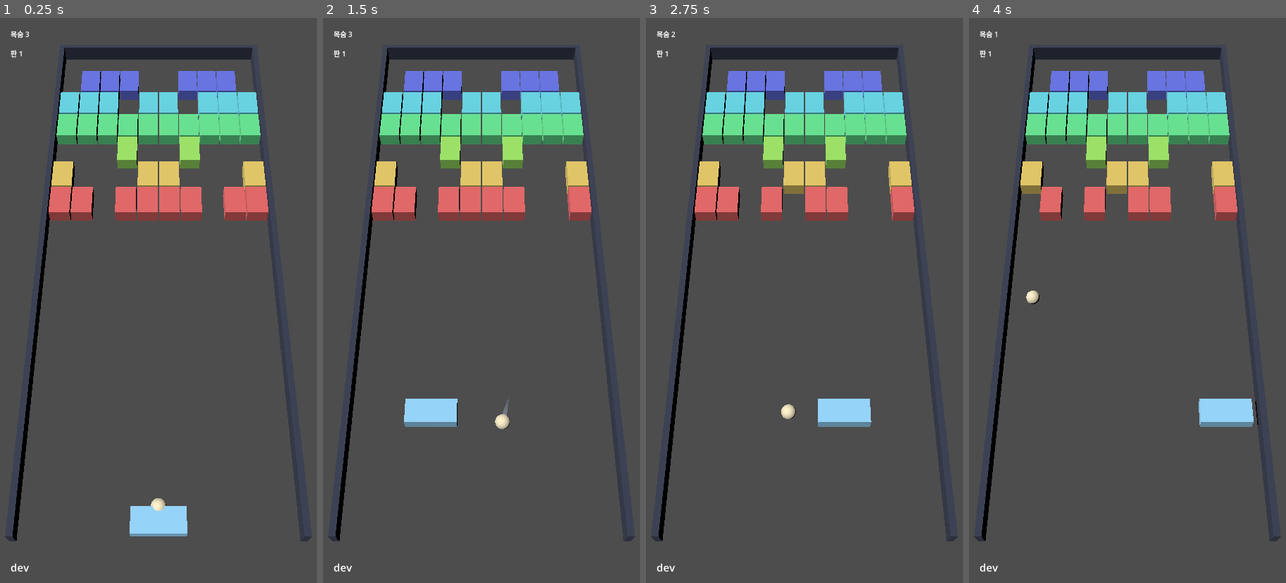
Above: before the commit, frames 1-4 (left to right).
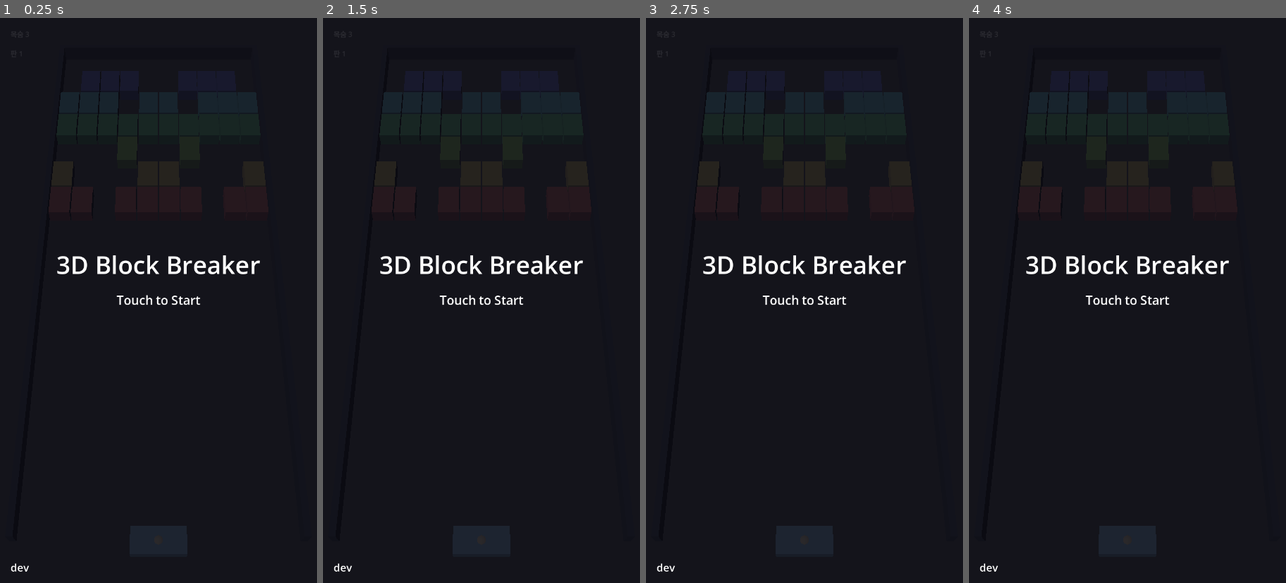
Above: after the commit, the same moments.

Repository: kjw5541a-hash/3DBlockBreaker
Game: Godot game, scene res://scenes/game.tscn
Same seed, same stepped clock (60 frames per second), same inputs: the game is played once before the commit and once after it.
Inputs (mouse positions are in pixels of both pictures, inside the frame that each line leads up to):
- Up to frame 1 (0.25 s): no input
- Up to frame 2 (1.5 s): tap Enter at 0.5 s; move the mouse to (551, 272) at 0.52 s; click (551, 272) at 0.67 s; drag from (418, 328) to (465, 413) at 1.27 s
- Up to frame 3 (2.75 s): move the mouse to (836, 176) at 2.02 s; click (836, 176) at 2.17 s
- Up to frame 4 (4 s): drag from (1111, 413) to (1032, 215) at 2.77 s; move the mouse to (1222, 385) at 3.52 s; click (1222, 385) at 3.67 s

The runs differ from the first frame. In frame 1, 98% of the frame differs, in the area x 0-100%, y 0-100%; in frame 2, 98%; in frame 3, 98%; in frame 4, 98%.

Commit message:
feat: 타이틀 화면과 패들 파괴 연출 추가, 버전 라벨 그리기 순서 수정
시작 전 게임 이름과 "Touch to Start" 를 보여주고 터치로 시작한다. 공을
빠뜨리면 패들이 조각나 흩어졌다가 새 패들로 돌아오고, 공은 그 위로
살짝 떨어져 내려앉는다. 버전 라벨을 HUD 마지막 자식으로 옮겨 타이틀
화면 위에서도 보이게 한다.

Diff:
--- a/scenes/game.tscn
+++ b/scenes/game.tscn
@@ -36,6 +36,33 @@
 offset_bottom = 108.0
 text = "판 -"
 
+[node name="TitleScreen" type="ColorRect" parent="HUD"]
+anchor_right = 1.0
+anchor_bottom = 1.0
+color = Color(0.05, 0.05, 0.08, 0.88)
+
+[node name="Title" type="Label" parent="HUD/TitleScreen"]
+anchor_left = 0.5
+anchor_right = 0.5
+offset_left = -300.0
+offset_top = 520.0
+offset_right = 300.0
+offset_bottom = 580.0
+theme_override_font_sizes/font_size = 56
+horizontal_alignment = 1
+text = "3D Block Breaker"
+
+[node name="Prompt" type="Label" parent="HUD/TitleScreen"]
+anchor_left = 0.5
+anchor_right = 0.5
+offset_left = -200.0
+offset_top = 620.0
+offset_right = 200.0
+offset_bottom = 660.0
+theme_override_font_sizes/font_size = 28
+horizontal_alignment = 1
+text = "Touch to Start"
+
 [node name="Version" type="Label" parent="HUD"]
 offset_left = 24.0
 offset_top = 1228.0
--- a/scripts/board_view.gd
+++ b/scripts/board_view.gd
@@ -97,6 +97,52 @@
 			_brick_kinds[i] = kind
 			add_child(m)
 
+# 목숨을 잃은 자리를 눈에 보이게 한다. 패들을 조각내 흩뿌리고 잠깐
+# 숨겼다가 새 패들처럼 다시 보여준다 — 그동안 PlayField 는 새 공을
+# 패들 위로 떨어뜨리는 중이다(dropping). 물리는 안 건드린다, 순전히
+# 눈요기다.
+#
+# ponytail: bind_node 로 board 수명에 묶지 않는다 — 묶으면 Tween.custom_step
+# 이 진행이 안 돼 테스트에서 결과를 결정적으로 확인할 수 없다. 이 게임은
+# 씬 전환이 없어 board 가 애니메이션 도중(0.35초) 사라질 일이 없으므로
+# 지금은 대가가 없다. 씬 전환이 생기면 그때 다시 볼 것.
+#
+# create_tween() 대신 SceneTree.create_tween() 을 쓴다 — Node.create_tween()
+# 은 노드가 씬 트리에 편입된 뒤에야 정상 진행되는데, 테스트가 root.add_child()
+# 직후(트리 편입이 다음 프레임까지 미뤄진 상태) 곧바로 호출하면 tween 이
+# 전혀 진행되지 않는다. Engine.get_main_loop() 는 트리 편입 여부와 무관하다.
+const _BREAK_DURATION := 0.35
+
+func play_paddle_break() -> Tween:
+	var tree := Engine.get_main_loop() as SceneTree
+	var origin := _paddle.position
+	_paddle.visible = false
+	for i in 6:
+		var frag := _make_paddle_fragment()
+		frag.position = origin
+		add_child(frag)
+		var dir := Vector3(randf_range(-1.0, 1.0), randf_range(0.3, 1.0),
+			randf_range(-1.0, 1.0)).normalized()
+		var frag_tween := tree.create_tween()
+		frag_tween.set_parallel(true)
+		frag_tween.tween_property(frag, "position", origin + dir * 0.8, _BREAK_DURATION)
+		frag_tween.tween_property(frag, "scale", Vector3.ZERO, _BREAK_DURATION)
+		frag_tween.chain().tween_callback(frag.queue_free)
+	var respawn_tween := tree.create_tween()
+	respawn_tween.tween_interval(_BREAK_DURATION)
+	respawn_tween.tween_callback(func(): _paddle.visible = true)
+	return respawn_tween
+
+func _make_paddle_fragment() -> MeshInstance3D:
+	var mesh := BoxMesh.new()
+	mesh.size = Vector3(0.18, Tuning.PADDLE_THICKNESS, 0.18)
+	var m := MeshInstance3D.new()
+	m.mesh = mesh
+	var mat := StandardMaterial3D.new()
+	mat.albedo_color = Color(0.6, 0.85, 1.0)
+	m.material_override = mat
+	return m
+
 func sync(field: PlayField) -> void:
 	refresh_bricks(field.grid)
 	_ball.position = board_to_local(field.ball_pos, Tuning.BALL_RADIUS)
--- a/scripts/game.gd
+++ b/scripts/game.gd
@@ -5,11 +5,14 @@
 @onready var lives_label: Label = $HUD/Lives
 @onready var version_label: Label = $HUD/Version
 @onready var stage_label: Label = $HUD/Stage
+@onready var title_screen: Control = $HUD/TitleScreen
 
 var field: PlayField
 # 손가락이 닿기 전에는 패들을 제자리에 둔다.
 var _target: Vector2
 var _trail: BallTrail
+# 타이틀 화면을 넘기기 전에는 물리를 안 돌린다.
+var _started: bool = false
 
 func _ready() -> void:
 	field = PlayField.new()
@@ -23,6 +26,8 @@
 	board.add_child(_trail)
 
 func _physics_process(delta: float) -> void:
+	if not _started:
+		return
 	step_once(delta)
 
 # 테스트에서도 부를 수 있게 프레임 루프와 분리한다.
@@ -40,12 +45,14 @@
 	var restarted := false
 	if bool(r["lost"]):
 		_trail.reset()
+		board.play_paddle_break()
 		# 마지막 목숨을 잃으면 처음부터 다시 — 아직 게임오버 화면이 없다.
 		if field.lives <= 0:
 			field.reset_run()
 			board.build(field.grid)
 			restarted = true
-	if not field.attached:
+	# 낙하 중인 공은 트레일을 안 남긴다 — 발사한 공의 궤적이 아니라서다.
+	if not field.attached and not field.dropping:
 		_trail.push(field.ball_pos, field.ball_vel.length())
 	if bool(r["cleared"]) and not restarted:
 		field.next_stage()
@@ -55,6 +62,11 @@
 		_update_hud()
 
 func _unhandled_input(event: InputEvent) -> void:
+	if not _started:
+		if event is InputEventScreenTouch and (event as InputEventScreenTouch).pressed:
+			_started = true
+			title_screen.visible = false
+		return
 	if event is InputEventScreenDrag:
 		_target = screen_to_board((event as InputEventScreenDrag).position)
 	elif event is InputEventScreenTouch:
--- a/scripts/play_field.gd
+++ b/scripts/play_field.gd
@@ -6,6 +6,9 @@
 var ball_pos: Vector2
 var ball_vel: Vector2 = Vector2.ZERO
 var attached: bool = true
+# 목숨을 잃은 직후, 새 공이 패들 위로 떨어져 내리는 중이다. attached 와
+# 배타적이다 — 착지하면 _attach() 가 이 값을 끈다.
+var dropping: bool = false
 var lives: int = Tuning.LIVES
 # 공이 살아 있던 누적 시간. 잘 맞은 공의 상한이 이 값으로 오른다.
 var elapsed: float = 0.0
@@ -19,6 +22,10 @@
 # 아니다 — BrickGrid.INDESTRUCTIBLE 의 -1 과는 다른 뜻이다.
 var _last_damaged: int = -1
 
+# 목숨을 잃은 새 공이 떨어져 내리기 시작하는 높이. 패들 바로 위, 눈에
+# 보일 만큼만 띄운다 — 너무 높으면 착지까지 기다리는 게 지루해진다.
+const DROP_HEIGHT := 1.0
+
 func _init() -> void:
 	grid = StageGen.stage(stage_index)
 	paddle = PaddleState.new(0.0)
@@ -26,8 +33,20 @@
 
 func _attach() -> void:
 	attached = true
+	dropping = false
 	ball_vel = Vector2.ZERO
 	ball_pos = paddle.pos + Vector2(0.0, Tuning.PADDLE_THICKNESS * 0.5 + Tuning.BALL_RADIUS)
+	_last_damaged = -1
+
+# 목숨을 잃었을 때만 부른다. 공을 패들 바로 위에서 떨어뜨려 "새 공이
+# 왔다"는 것을 보여준다 — 판이 넘어가거나(next_stage) 전멸 없이 이어질
+# 때(_attach)는 그냥 즉시 붙는다, 그건 손실이 아니라서다.
+func _spawn_dropping() -> void:
+	attached = false
+	dropping = true
+	ball_vel = Vector2.ZERO
+	ball_pos = Vector2(paddle.pos.x,
+		paddle.pos.y + Tuning.PADDLE_THICKNESS * 0.5 + Tuning.BALL_RADIUS + DROP_HEIGHT)
 	_last_damaged = -1
 
 # 붙어 있는 공을 스윙 속도로 쏜다. 탭만 하면(스윙 0) 하한으로 수직
@@ -47,6 +66,17 @@
 	var out := {"paddle_hit": false, "bricks_hit": 0, "broken": [], "lost": false, "cleared": false}
 	if attached:
 		ball_pos = paddle.pos + Vector2(0.0, Tuning.PADDLE_THICKNESS * 0.5 + Tuning.BALL_RADIUS)
+		return out
+	if dropping:
+		# x 는 패들을 그대로 따라간다 — 낙하 중에 손가락이 움직여도 헛착지가
+		# 안 나야 해서다. y 만 중력으로 떨어뜨린다. 벽·블럭과는 부딪히지
+		# 않는다 — 패들 바로 위 짧은 낙하라 부딪힐 것이 없다.
+		ball_pos.x = paddle.pos.x
+		ball_vel.y -= Tuning.GRAVITY * dt
+		ball_pos.y += ball_vel.y * dt
+		var land_y := paddle.pos.y + Tuning.PADDLE_THICKNESS * 0.5 + Tuning.BALL_RADIUS
+		if ball_pos.y <= land_y:
+			_attach()
 		return out
 	elapsed += dt
 
@@ -105,7 +135,7 @@
 		if ball_pos.y < 0.0:
 			lives -= 1
 			out["lost"] = true
-			_attach()
+			_spawn_dropping()
 			break
 
 	if grid.remaining() == 0:
@@ -129,10 +159,11 @@
 	grid = StageGen.stage(stage_index)
 	_attach()
 
-# 전멸. 여기서만 램프가 0 으로 돌아간다.
+# 전멸. 여기서만 램프가 0 으로 돌아간다. 이것도 공을 잃은 것이므로
+# _attach() 대신 낙하로 시작한다.
 func reset_run() -> void:
 	lives = Tuning.LIVES
 	elapsed = 0.0
 	stage_index = 0
 	grid = StageGen.stage(stage_index)
-	_attach()
+	_spawn_dropping()
--- a/tests/test_board_view.gd
+++ b/tests/test_board_view.gd
@@ -9,6 +9,7 @@
 	_test_hard_brick_mesh_updates_on_hit()
 	_test_build_and_remove_bricks()
 	_test_walls_mark_the_boundary()
+	_test_paddle_break_hides_then_restores_the_paddle()
 	print("test_board_view: OK")
 	quit()
 
@@ -108,3 +109,19 @@
 	assert(after.v < before.v,
 		"맞은 단단 블럭의 색이 안 바뀌었다: %f -> %f" % [before.v, after.v])
 	view.free()
+
+# 목숨을 잃은 자리를 눈에 보이게 하려는 연출이다. 부서지는 순간 패들이
+# 안 보여야 하고, 연출이 끝나면 새 패들처럼 다시 보여야 한다. Tween 은
+# 엔진 프레임을 기다려야 진행되므로 custom_step 으로 직접 밀어붙인다.
+func _test_paddle_break_hides_then_restores_the_paddle() -> void:
+	var view := BoardView.new()
+	root.add_child(view)
+	var g := BrickGrid.new()
+	g.fill_all(0)
+	view.build(g)
+	assert(view._paddle.visible, "시작부터 패들이 안 보인다 — 테스트 전제가 깨졌다")
+	var respawn_tween := view.play_paddle_break()
+	assert(not view._paddle.visible, "부서지는 순간인데 패들이 그대로 보인다")
+	respawn_tween.custom_step(BoardView._BREAK_DURATION + 0.01)
+	assert(view._paddle.visible, "연출이 끝났는데 패들이 안 돌아왔다")
+	view.free()
--- a/tests/test_game_smoke.gd
+++ b/tests/test_game_smoke.gd
@@ -14,6 +14,8 @@
 	_test_clear_and_run_over_in_one_frame_keeps_stage_zero()
 	_test_clearing_a_stage_advances_the_board_and_hud()
 	_test_stage_label_follows_the_stage_index()
+	_test_title_screen_blocks_play_until_touched()
+	_test_physics_gated_until_started()
 	await _test_screen_point_maps_to_board()
 	await _test_board_fits_in_camera()
 	print("test_game_smoke: OK")
@@ -106,6 +108,7 @@
 	# 빈 격자 + 데드존 아래의 공. 이 한 프레임이 lost 와 cleared 를 동시에 낸다.
 	g.field.grid.fill_all(0)
 	g.field.attached = false
+	g.field.dropping = false
 	g.field.ball_pos = Vector2(0.0, -0.5)
 	g.field.ball_vel = Vector2(0.0, -1.0)
 	# g 의 정적 타입이 Node 라 g.field 는 Variant 로 잡힌다 — := 추론이 안 먹어
@@ -114,11 +117,14 @@
 	assert(bool(r["lost"]) and bool(r["cleared"]),
 		"이 테스트의 전제가 깨졌다 — 한 프레임에 두 깃발이 같이 안 섰다: %s" % r)
 
-	# 전제를 확인했으니 같은 상황을 step_once() 로 다시 태운다.
+	# 전제를 확인했으니 같은 상황을 step_once() 로 다시 태운다. 위 호출이 이미
+	# dropping 을 켜 놨으므로 다시 꺼야 한다 — 안 그러면 field.step() 이 낙하
+	# 분기로 조기 반환해 lost/cleared 가 둘 다 안 서고 이 테스트가 헛돈다.
 	g.field.stage_index = 4
 	g.field.lives = 1
 	g.field.grid.fill_all(0)
 	g.field.attached = false
+	g.field.dropping = false
 	g.field.ball_pos = Vector2(0.0, -0.5)
 	g.field.ball_vel = Vector2(0.0, -1.0)
 	g.step_once(1.0 / 120.0)
@@ -150,6 +156,40 @@
 	assert(g.board.brick_count() > 0, "새 판 블럭이 화면에 안 올라왔다")
 	assert(g.stage_label.text == "판 2",
 		"판이 넘어갔는데 라벨이 안 따라왔다: %s" % g.stage_label.text)
+	g.free()
+
+# 게임 이름과 "Touch to Start" 화면이 첫 터치 전까지 입력을 막아야 한다 —
+# 안 그러면 손가락이 화면에 닿는 순간 타이틀도 못 보고 패들이 움직인다.
+func _test_title_screen_blocks_play_until_touched() -> void:
+	var packed := load("res://scenes/game.tscn") as PackedScene
+	var g := packed.instantiate()
+	root.add_child(g)
+	g._ready()
+	assert(not g._started, "시작 전인데 이미 시작 상태다")
+	assert(g.title_screen.visible, "시작 전인데 타이틀 화면이 안 보인다")
+	var touch := InputEventScreenTouch.new()
+	touch.pressed = true
+	g._unhandled_input(touch)
+	assert(g._started, "터치했는데 시작 상태로 안 바뀌었다")
+	assert(not g.title_screen.visible, "시작했는데 타이틀 화면이 안 사라졌다")
+	g.free()
+
+# _physics_process 자체가 타이틀 화면 동안 물리를 돌리면 안 된다. step_once
+# 를 직접 부르는 다른 테스트들은 이 가드를 우회하므로 여기서 따로 본다.
+func _test_physics_gated_until_started() -> void:
+	var packed := load("res://scenes/game.tscn") as PackedScene
+	var g := packed.instantiate()
+	root.add_child(g)
+	g._ready()
+	g.field.attached = false
+	g.field.ball_pos = Vector2(0.0, 5.0)
+	g.field.ball_vel = Vector2(0.0, 3.0)
+	var before: Vector2 = g.field.ball_pos
+	g._physics_process(1.0 / 120.0)
+	assert(g.field.ball_pos == before, "타이틀 화면인데 공이 움직였다")
+	g._started = true
+	g._physics_process(1.0 / 120.0)
+	assert(g.field.ball_pos != before, "시작했는데 물리가 안 돈다")
 	g.free()
 
 func _test_screen_point_maps_to_board() -> void:
--- a/tests/test_play_field.gd
+++ b/tests/test_play_field.gd
@@ -15,6 +15,8 @@
 	_test_broken_list_carries_kind_before_the_destroying_hit()
 	_test_next_stage_advances_without_resetting_the_speed_ramp()
 	_test_reset_run_returns_to_the_first_stage()
+	_test_losing_a_life_drops_a_fresh_ball_onto_the_paddle()
+	_test_dropping_ball_tracks_the_paddle_sideways()
 	print("test_play_field: OK")
 	quit()
 
@@ -149,7 +151,8 @@
 			break
 	assert(lost, "공이 데드존으로 나갔는데 lost 가 아니다")
 	assert(f.lives == before - 1, "목숨이 안 줄었다: %d -> %d" % [before, f.lives])
-	assert(f.attached, "공을 잃으면 패들에 다시 붙어야 한다")
+	assert(not f.attached and f.dropping,
+		"공을 잃은 직후에는 바로 붙지 않고 떨어지는 중이어야 한다")
 
 func _test_clearing_all_bricks_reports_cleared() -> void:
 	var f := PlayField.new()
@@ -314,6 +317,60 @@
 	assert(f.lives == Tuning.LIVES, "목숨이 안 채워졌다: %d" % f.lives)
 	assert(is_equal_approx(f.elapsed, 0.0), "속도 램프가 안 돌아갔다: %f" % f.elapsed)
 	assert(f.grid.cells == StageGen.stage(0).cells, "0 판의 배치가 아니다")
-	assert(f.attached, "처음부터 다시인데 공이 안 붙었다")
+	assert(not f.attached and f.dropping,
+		"전멸도 공을 잃은 것이다 — 즉시 붙지 않고 떨어지는 중이어야 한다")
 	assert(f.ball_vel == Vector2.ZERO,
 		"처음부터 다시인데 공이 이전 속도를 들고 있다: %s" % f.ball_vel)
+
+# 목숨을 잃으면 즉시 붙지 않고 패들 위로 떨어져 내린다 — 그동안 화면에서는
+# 패들이 부서졌다 다시 생기는 연출이 돈다. 착지하면 보통 때처럼 붙는다.
+func _test_losing_a_life_drops_a_fresh_ball_onto_the_paddle() -> void:
+	var f := PlayField.new()
+	f.grid.fill_all(0)
+	f.attached = false
+	# 패들을 반대쪽으로 보내 둔다 — 안 그러면 떨어지는 공이 데드존 전에
+	# 패들에 먼저 맞아 목숨을 안 잃는다.
+	f.ball_pos = Vector2(Tuning.BOARD_HALF_WIDTH - Tuning.BALL_RADIUS, 0.2)
+	f.ball_vel = Vector2(0.0, -20.0)
+	var before_lives := f.lives
+	var r: Dictionary
+	for i in 60:
+		r = f.step(Vector2(-Tuning.BOARD_HALF_WIDTH, Tuning.PADDLE_BAND_MIN_V), DT)
+		if bool(r["lost"]):
+			break
+	assert(bool(r["lost"]), "공이 데드존까지 안 내려갔다 — 테스트 전제가 깨졌다")
+	assert(f.lives == before_lives - 1, "목숨이 하나 안 줄었다: %d -> %d" % [before_lives, f.lives])
+	assert(not f.attached and f.dropping,
+		"목숨을 잃은 직후 바로 붙어 버렸다 — 떨어지는 연출이 없다")
+	assert(f.ball_pos.y > f.paddle.pos.y, "떨어지는 공이 패들보다 낮은 곳에서 시작한다")
+
+	var landed := false
+	for i in 120:
+		f.step(Vector2(0.0, Tuning.PADDLE_BAND_MIN_V), DT)
+		if f.attached:
+			landed = true
+			break
+	assert(landed, "공이 패들에 안 내려앉았다")
+	assert(not f.dropping, "붙었는데 dropping 이 아직 켜져 있다")
+	assert(f.lives == before_lives - 1, "착지하는 동안 목숨이 더 줄었다: %d" % f.lives)
+
+# 떨어지는 중에 손가락이 움직이면 새 패들이 그 밑에 와 있어야 한다 —
+# 낙하 지점이 스폰 당시 x 에 고정돼 있으면 손가락을 옮긴 순간 헛착지가
+# 난다.
+func _test_dropping_ball_tracks_the_paddle_sideways() -> void:
+	var f := PlayField.new()
+	f.grid.fill_all(0)
+	# 목숨을 잃는 경로 자체는 위 테스트가 이미 본다. 여기서는 낙하 중
+	# x 추종만 보면 되므로 낙하 상태를 직접 만든다.
+	f._spawn_dropping()
+	assert(f.dropping, "테스트 전제가 깨졌다 — 낙하 중이 아니다")
+	var target_x := 1.5
+	for i in 60:
+		f.step(Vector2(target_x, Tuning.PADDLE_BAND_MIN_V), DT)
+		if f.attached:
+			break
+	assert(f.attached, "옆으로 옮긴 패들에 안 내려앉았다")
+	assert(is_equal_approx(f.ball_pos.x, f.paddle.pos.x),
+		"붙은 공이 패들 x 와 다르다: %f vs %f" % [f.ball_pos.x, f.paddle.pos.x])
+	assert(absf(f.paddle.pos.x) > 0.5,
+		"패들이 스폰 지점(x=0)에서 실제로는 안 옮겨졌다 — 이 테스트가 헛돈다: %f" % f.paddle.pos.x)
